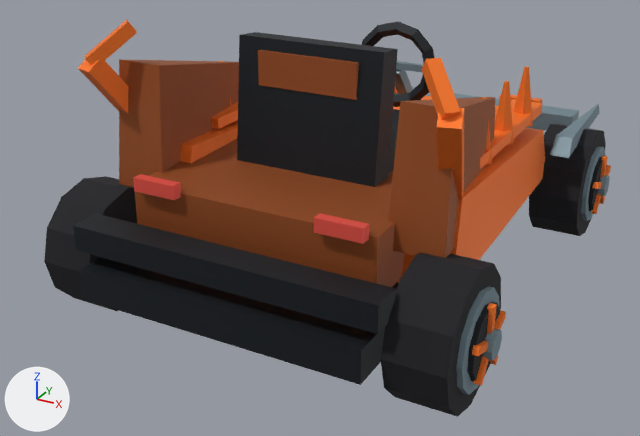
An edit to the glTF model DLC/NarutoShippuden/assets/kart/naruto-shippuden/naruto-six-paths/kart.glb, drawn before and after from the same camera.
Rendered twice from a camera (50 mm lens) standing at (1.92, -3.91, 2.16) and looking at (-0.12, -0.21, 0.31). The lights are fixed; the arrows at lower left show +X, +Y and +Z. The first picture is the older version. Where no turn or scale is listed for an object, it has been applied to the vertices. Vertices at exactly the same position are counted once.

Names of what the first picture shows: 'chassis', 'wheel-front-right', 'wheel-rear-left', 'wheel-rear-right'.
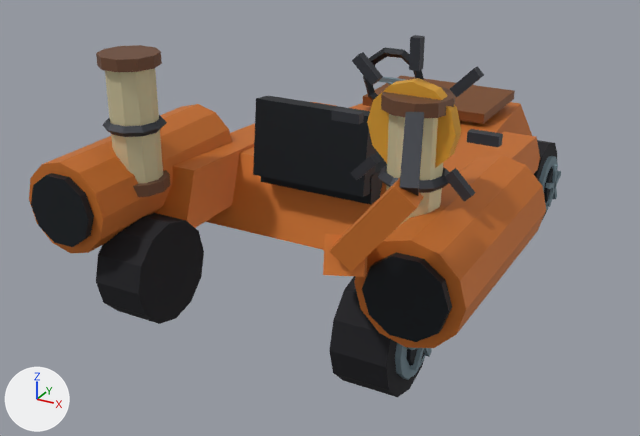
What changed in the scene script:
```text
Change me_wheel_rear_left:
    remove me_wheel_rear_left.from_pydata(...)  # 132 vertices, 228 faces; spans x -0.221..0.135, y -0.31..0.31, z -0.31..0.31
    add me_wheel_rear_left.from_pydata(...)  # 113 vertices, 196 faces; spans x -0.183..0.125, y -0.25..0.25, z -0.25..0.25
    me_wheel_rear_left part 1: the loose piece of 26 vertices spanning x -0.135..0.135, y -0.31..0.31, z -0.31..0.31 is rebuilt with 51 vertices and now spans x -0.149..0.125, y -0.25..0.25, z -0.25..0.25
    other edits to the shape of me_wheel_rear_left do not show in these pictures
Change me_wheel_front_right:
    remove me_wheel_front_right.from_pydata(...)  # 132 vertices, 228 faces; spans x -0.135..0.221, y -0.31..0.31, z -0.31..0.31
    add me_wheel_front_right.from_pydata(...)  # 113 vertices, 196 faces; spans x -0.125..0.183, y -0.25..0.25, z -0.25..0.25
    me_wheel_front_right part 2: a new loose piece, a 10-sided cylinder along x spanning x 0.141..0.166, y -0.107..0.107, z -0.112..0.113, in mat_wheel_vertex_colours
    me_wheel_front_right part 3: a new loose piece, a box spanning x 0.157..0.183, y -0.015..0.015, z 0.0..0.125, in mat_wheel_vertex_colours
    me_wheel_front_right part 4: the loose piece of 26 vertices spanning x -0.135..0.135, y -0.31..0.31, z -0.31..0.31 is rebuilt with 51 vertices and now spans x -0.125..0.149, y -0.25..0.25, z -0.25..0.25
    me_wheel_front_right part 5: 106 vertices removed from x 0.133..0.221, y -0.217..0.217, z -0.217..0.217; 32 vertices added at x 0.157..0.183, y -0.124..0.124, z -0.11..0.053
Change me_wheel_rear_right:
    remove me_wheel_rear_right.from_pydata(...)  # 132 vertices, 228 faces; spans x -0.135..0.221, y -0.31..0.31, z -0.31..0.31
    add me_wheel_rear_right.from_pydata(...)  # 113 vertices, 196 faces; spans x -0.125..0.183, y -0.25..0.25, z -0.25..0.25
    me_wheel_rear_right part 6: a new loose piece, a 10-sided cylinder along x spanning x 0.141..0.166, y -0.107..0.107, z -0.112..0.113, in mat_wheel_vertex_colours
    me_wheel_rear_right part 7: the loose piece of 26 vertices spanning x -0.135..0.135, y -0.31..0.31, z -0.31..0.31 is rebuilt with 51 vertices and now spans x -0.125..0.149, y -0.25..0.25, z -0.25..0.25
    me_wheel_rear_right part 8: 106 vertices removed from x 0.133..0.221, y -0.217..0.217, z -0.217..0.217; 32 vertices added at x 0.157..0.183, y -0.124..0.124, z -0.11..0.053
    other edits to the shape of me_wheel_rear_right do not show in these pictures
Remove ob_chassis:
    ob_chassis = bpy.data.objects.new('chassis', me_chassis)
Change ob_wheel_rear_left:
    ob_wheel_rear_left.location: (-0.865, -0.965, 0.31) -> (-0.61, -0.98, 0.25)
Change ob_wheel_front_right:
    ob_wheel_front_right.location: (0.865, 0.965, 0.31) -> (0.61, 0.98, 0.25)
Change ob_wheel_rear_right:
    ob_wheel_rear_right.location: (0.865, -0.965, 0.31) -> (0.61, -0.98, 0.25)
Add ob_identity_speeder_motif_tail:
    ob_identity_speeder_motif_tail = bpy.data.objects.new('identity-speeder-motif-tail', me_identity_speeder_motif_tail)  # 24 vertices, 36 faces; spans x 0.454..0.937, y -1.546..-1.085, z 0.587..1.302
    ob_identity_speeder_motif_tail.location = (0.0, 0.0, 0.0)
Add ob_identity_speeder_motif_sun:
    ob_identity_speeder_motif_sun = bpy.data.objects.new('identity-speeder-motif-sun', me_identity_speeder_motif_sun)  # 90 vertices, 144 faces; spans x 0.34..1.02, y -0.96..-0.9, z 0.79..1.47
    ob_identity_speeder_motif_sun.location = (0.0, 0.0, 0.0)
Add ob_identity_speeder_motif_scrolls:
    ob_identity_speeder_motif_scrolls = bpy.data.objects.new('identity-speeder-motif-scrolls', me_identity_speeder_motif_scrolls)  # 212 vertices, 400 faces; spans x -0.84..0.84, y -1.06..-0.78, z 0.62..1.26
    ob_identity_speeder_motif_scrolls.location = (0.0, 0.0, 0.0)
Add ob_identity_speeder_driver_cockpit:
    ob_identity_speeder_driver_cockpit = bpy.data.objects.new('identity-speeder-driver-cockpit', me_identity_speeder_driver_cockpit)  # 80 vertices, 140 faces; spans x -0.3..0.3, y -0.557..0.679, z 0.459..1.086
    ob_identity_speeder_driver_cockpit.location = (0.0, 0.0, 0.0)
Add ob_identity_speeder_speeder_long_cowl_and_stern_turbines:
    ob_identity_speeder_speeder_long_cowl_and_stern_turbines = bpy.data.objects.new('identity-speeder-speeder-long-cowl-and-stern-turbines', me_identity_speeder_speeder_long_cowl_and_stern_turbines)  # 128 vertices, 224 faces; spans x -1.05..1.05, y -1.31..1.67, z 0.29..0.83
    ob_identity_speeder_speeder_long_cowl_and_stern_turbines.location = (0.0, 0.0, 0.0)
```

What differs and where, as boxes [x1, y1, x2, y2] in the pictures (640 x 436 px):
'chassis', deleted: before [73, 20, 600, 385]
'identity-speeder-speeder-long-cowl-and-stern-turbines', added (brown): after [29, 75, 546, 348]
'wheel-rear-right', reshaped, moved (17% narrower, 26% shorter): before [381, 253, 506, 417]; after [329, 276, 432, 397]
'wheel-rear-left', reshaped, moved: before [44, 176, 137, 311]; after [96, 213, 204, 324]
'identity-speeder-motif-scrolls', added: after [96, 45, 455, 225]
'identity-speeder-driver-cockpit', added: after [253, 47, 424, 205]
'wheel-front-right', reshaped, moved: before [529, 124, 611, 236]; after [534, 140, 561, 220]
'identity-speeder-motif-sun', added: after [332, 35, 503, 202]
'identity-speeder-motif-tail', added: after [323, 112, 424, 277]
part 2 of me_wheel_front_right, added: after [544, 167, 553, 203]
part 3 of me_wheel_front_right, added: after [552, 164, 558, 184]
part 4 of me_wheel_front_right, rebuilt: before [529, 124, 606, 236]; after [534, 140, 558, 220]
part 5 of me_wheel_front_right, cut back: before [581, 147, 611, 221]; after [545, 171, 561, 207]
part 6 of me_wheel_rear_right, added (mostly hidden): after [407, 347, 425, 366]
part 7 of me_wheel_rear_right, rebuilt: before [381, 253, 501, 417]; after [329, 276, 425, 397]
part 8 of me_wheel_rear_right, cut back: before [456, 286, 506, 395]; after [407, 347, 432, 371]
